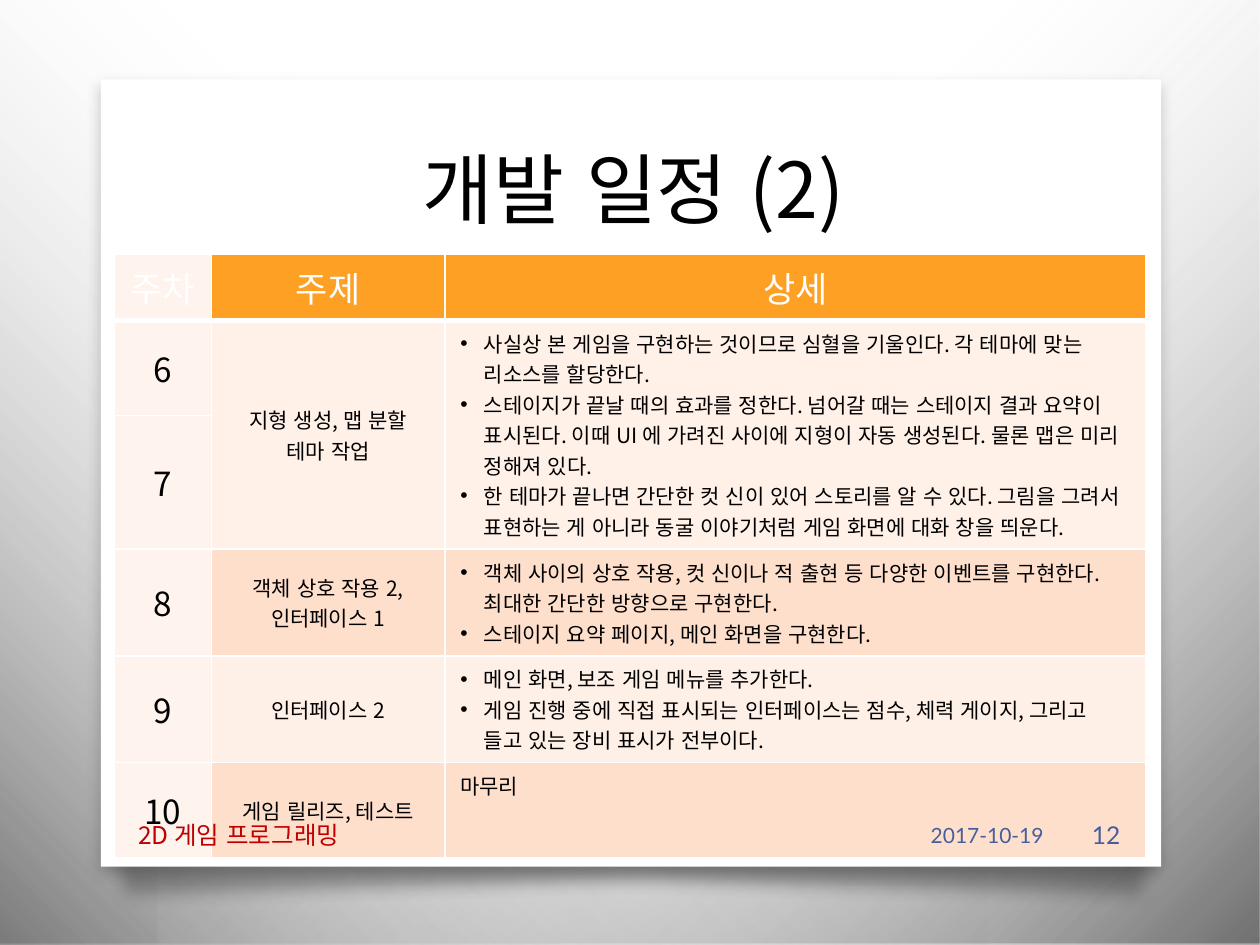
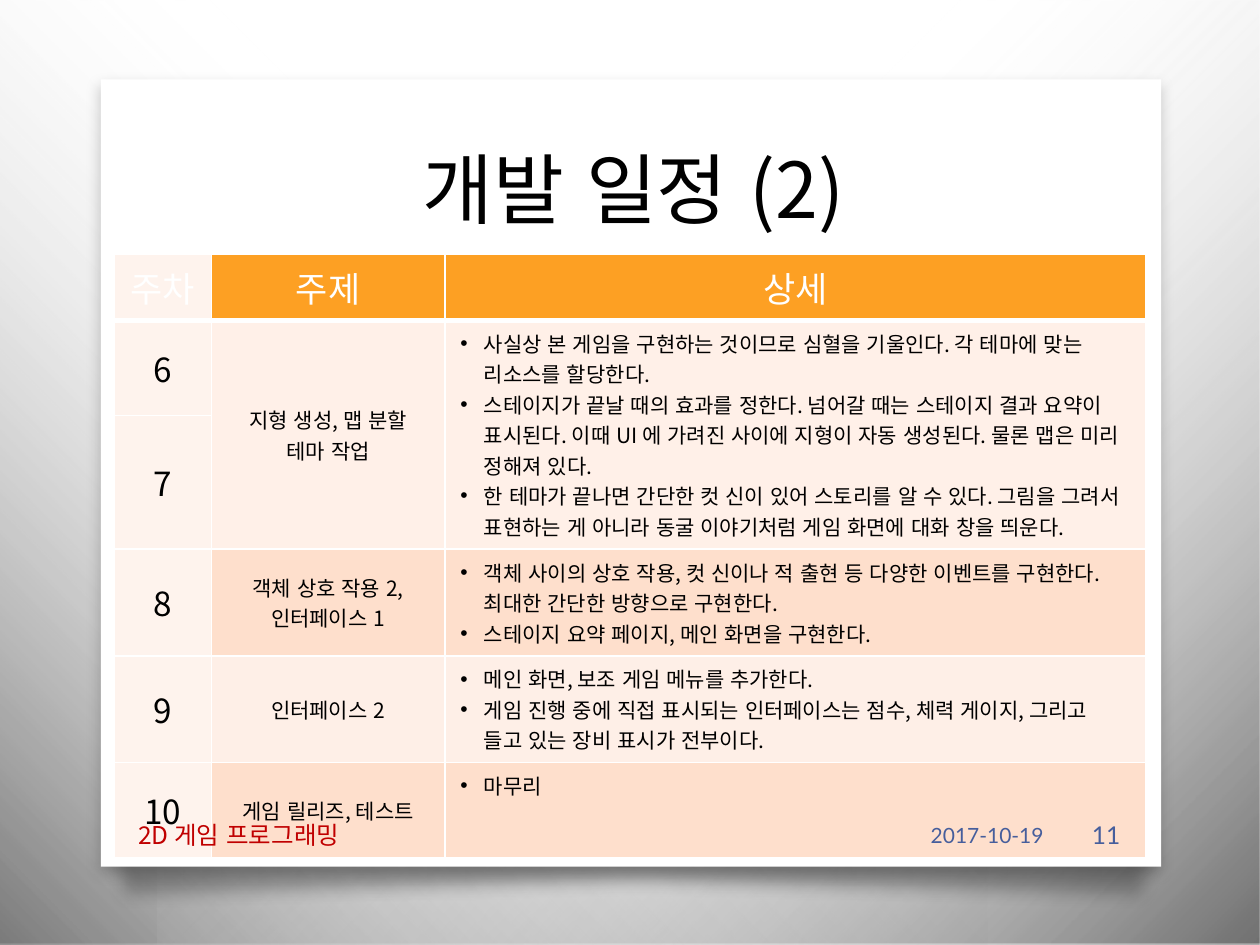
Before and after one commit to iconstudio/2017-Platformer, a slide deck: slide 11 of slides/2016180042_진윤성_2DGP_1차발표.pptx (slide 12 before the commit). Drawn at 1260x945 pixels with LibreOffice and Linux fonts; fonts in the diff are those of the drawing; background and template pictures are left out. Boxes give left, top, right and bottom in pixels: in the first picture for what was removed or moved away, otherwise in the second. Text is boxed around its words. In the diff, an @@ line names an element or a change of style, - is before the commit and + after.

```diff
--- a/slides/2016180042_진윤성_2DGP_1차발표.pptx
+++ b/slides/2016180042_진윤성_2DGP_1차발표.pptx
@@ table at (115,255,1145,837) @@
@@ bullet none to • @@
@@ page number at (1092,826,1120,844): text changed @@
-12
+11
```
Also in this commit, not shown: 3 other slides changed, 1 slide removed.
